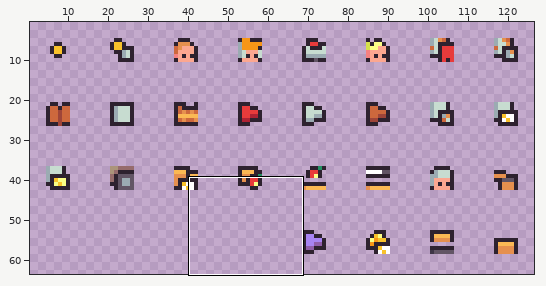
Two versions of one pixel-art file, Projects/TastyRoad/Assets/Sprites/Dialog_Icons.aseprite. The first picture is a wide view before the edit; the outline marks the close-up.
Close-up. Before:
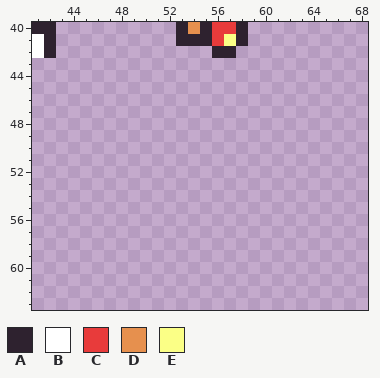
128x64 pixels, 1 frame. Shown: x 41..68, y 40..63. The wide view leaves out empty margins.
Palette (. is transparent): A #2e222f  B #ffffff  C #e83b3b  D #e6904e  E #fbff86
Pixels before, first column x 41:
40 AA..........ADACCA
41 BA..........AAACEA
42 BA.............AA.
After:
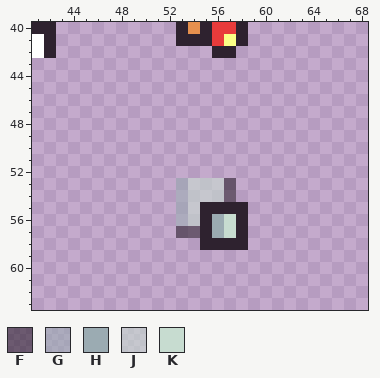
Colours new in this view: F #2e222f96  G #9babb296  H #9babb2  J #c7dcd096  K #c7dcd0
From old to new:
Layer "icons":
y 53..54: x 53..57 ..... -> GJJJF
y 55: x 53..58 ...... -> GJAAAA
y 56: x 53..58 ...... -> GJAHKA
y 57: x 53..58 ...... -> FFAHKA
y 58: x 55..58 .... -> AAAA
